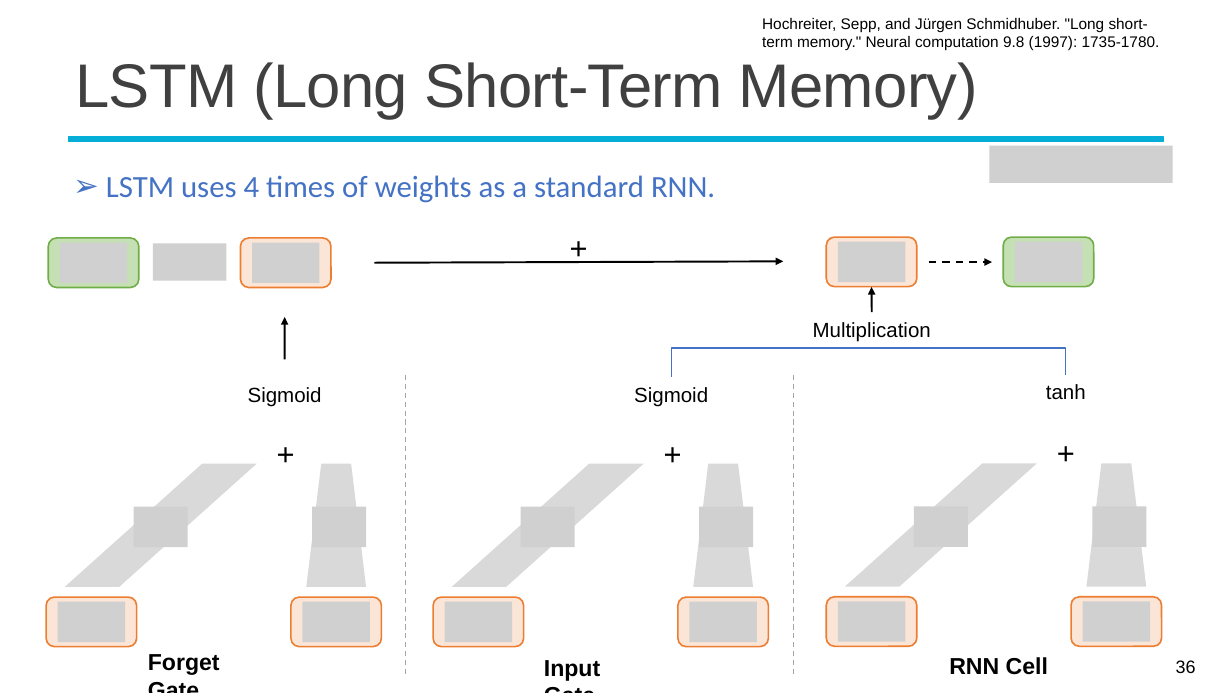
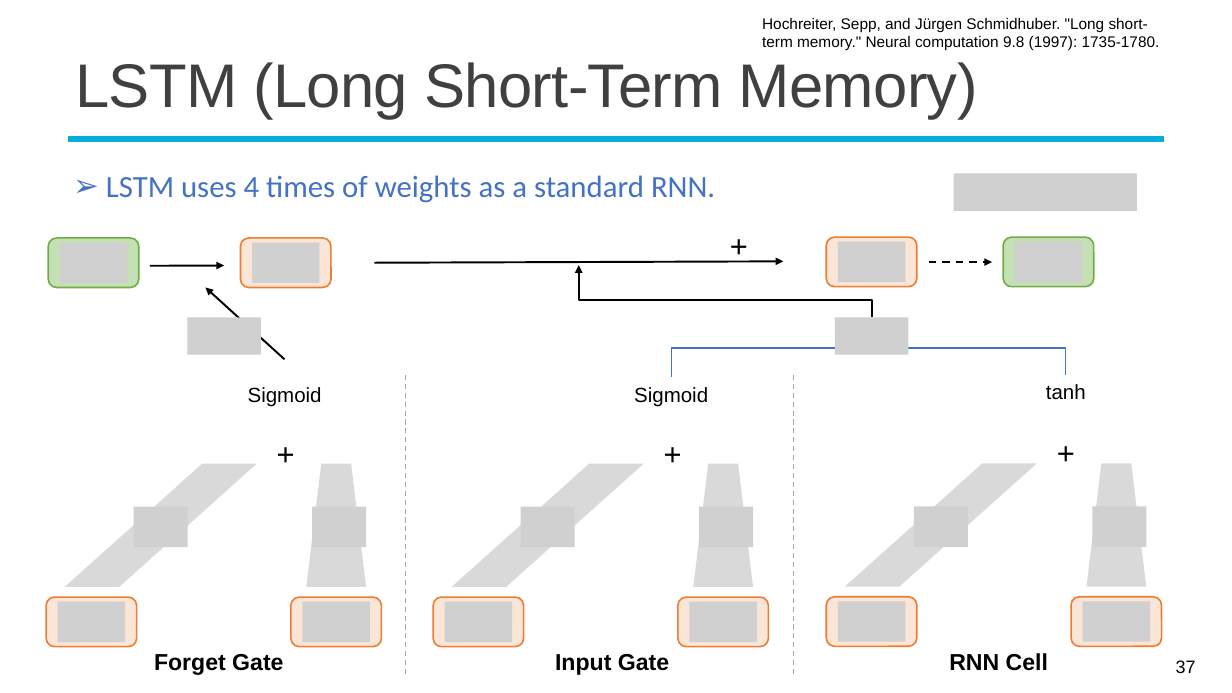
Before and after one commit to mcps5601/CGUDL_2025_fall, a slide deck: slide 37 of slides/rnn_1022.pptx (slide 36 before the commit). Drawn at 1232x693 pixels with LibreOffice and Linux fonts; fonts in the diff are those of the drawing; grey boxes stand for pictures; background and template pictures are left out. Boxes give left, top, right and bottom in pixels: in the first picture for what was removed or moved away, otherwise in the second. Text is boxed around its words. In the diff, an @@ line names an element or a change of style, - is before the commit and + after.

```diff
--- a/slides/rnn_1022.pptx
+++ b/slides/rnn_1022.pptx
@@ picture removed at box(990, 146, 1174, 183) @@
@@ picture added at box(954, 174, 1138, 211) @@
@@ text "+": place and size @@
-text "+" at box(561, 224, 597, 270)
+text "+" at box(721, 222, 757, 268)
@@ arrow added from (150, 266) to (225, 265), #000000 1.5 pt @@
@@ picture removed at box(152, 243, 226, 280) @@
@@ elbow arrow added from (872, 317) to (579, 265), #000000 1.5 pt @@
@@ arrow moved from (285, 360) - (285, 317) to (285, 360) - (205, 287) @@
@@ arrow removed from (872, 312) to (872, 287) @@
@@ picture added at box(188, 317, 262, 354) @@
@@ text removed at box(813, 322, 931, 342) @@
-Multiplication
@@ picture added at box(836, 317, 909, 354) @@
@@ text "Forget Gate" at box(154, 654, 283, 675): alignment left to centre @@
@@ text "Input Gate" at box(555, 654, 669, 675): alignment left to centre @@
@@ text "RNN Cell": place and size @@
-text "RNN Cell" at box(949, 657, 1048, 675)
+text "RNN Cell" at box(949, 653, 1048, 671)
@@ page number at box(1176, 660, 1196, 673): text changed @@
-36
+37
```
Also in this commit, not shown: 8 other slides changed, 3 slides added, 2 slides removed, 1 other file.
